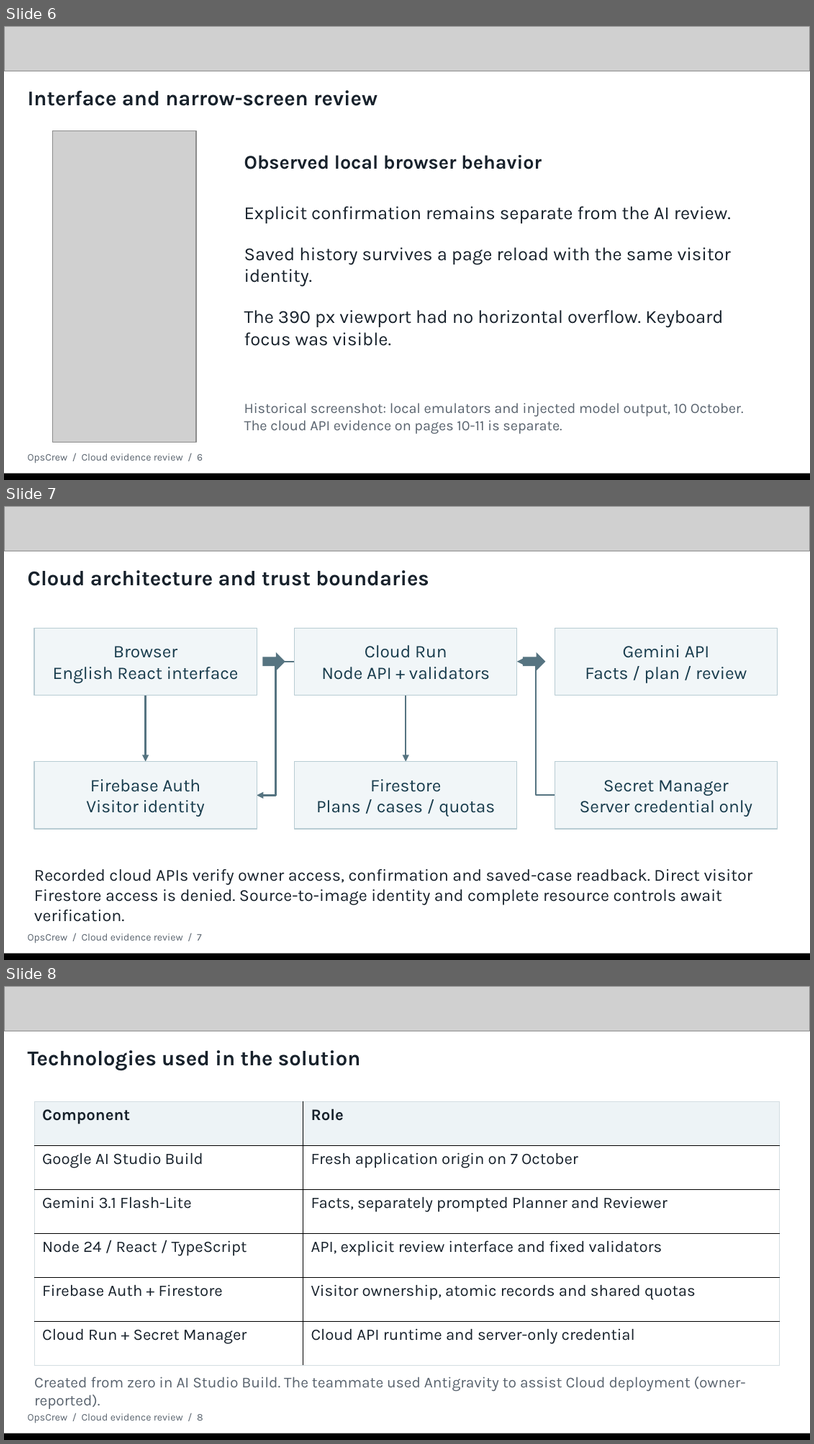
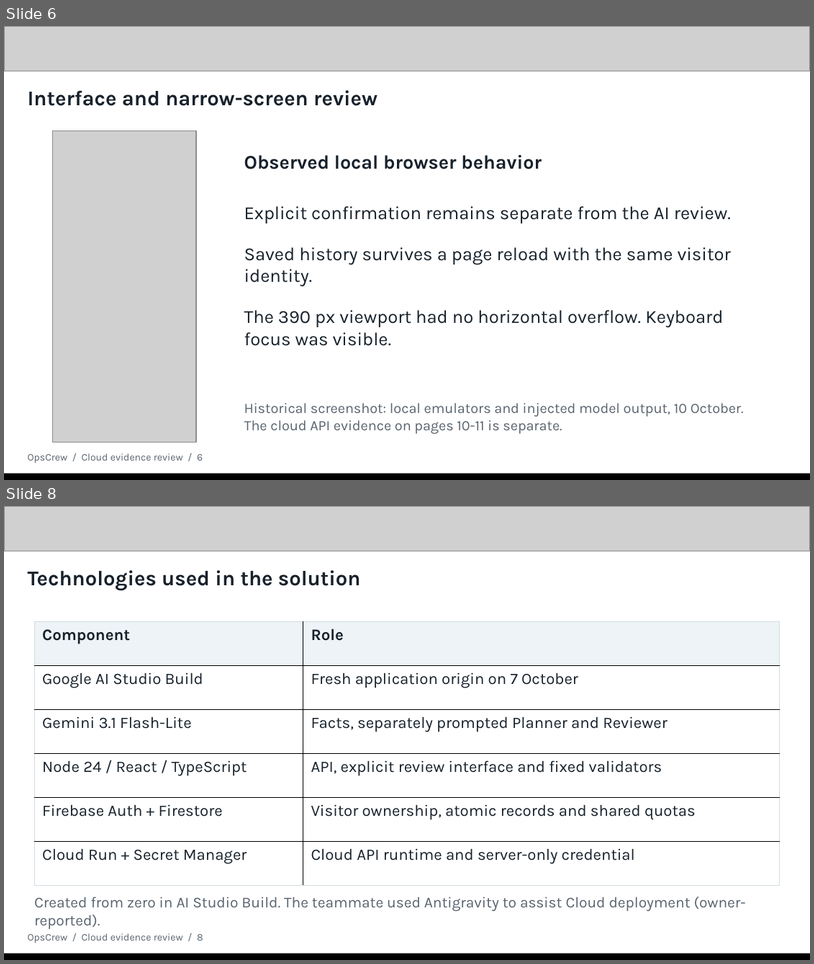
Before and after one commit to sundaylee3100-ljl/AI-Builder-Cup-2026-OpsCrew, a slide deck: submission/OpsCrew_Proposal_Cloud_cloud-public-links-review-2026-10-14.pptx. Shown one above the other, each under a label of ours: slides 6, 7 and 8 before the commit, slides 6 and 8 after it; the slides between them are not shown. The pictures are 814x1444 and 814x964 pixels, drawn with LibreOffice and Linux fonts; fonts in the diff are those of the drawing; grey boxes stand for pictures. Boxes give left, top, right and bottom in pixels: in the first picture for what was removed or moved away, otherwise in the second. Text is boxed around its words. In the diff, an @@ line names an element or a change of style, - is before the commit and + after.

```diff
--- a/submission/OpsCrew_Proposal_Cloud_cloud-public-links-review-2026-10-14.pptx
+++ b/submission/OpsCrew_Proposal_Cloud_cloud-public-links-review-2026-10-14.pptx
@@ slide 7 removed at <box>4,506,810,960</box>, background #FFFFFF @@
@@ picture removed at <box>4,506,810,551</box> @@
@@ text removed at <box>28,570,429,586</box> @@
-Cloud architecture and trust boundaries
@@ rectangle removed at <box>35,628,257,695</box> @@
-Browser
-English React interface
@@ rectangle removed at <box>294,628,517,695</box> @@
-Cloud Run
-Node API + validators
@@ rectangle removed at <box>555,628,777,695</box> @@
-Gemini API
-Facts / plan / review
@@ right arrow removed at <box>263,652,286,670</box> @@
@@ right arrow removed at <box>523,652,546,670</box> @@
@@ elbow arrow removed from (294, 662) to (257, 795) @@
@@ elbow arrow removed from (555, 795) to (517, 662) @@
@@ arrow removed from (146, 695) to (146, 762) @@
@@ arrow removed from (406, 695) to (406, 762) @@
@@ rectangle removed at <box>35,762,257,829</box> @@
-Firebase Auth
-Visitor identity
@@ rectangle removed at <box>294,762,517,829</box> @@
-Firestore
-Plans / cases / quotas
@@ rectangle removed at <box>555,762,777,829</box> @@
-Secret Manager
-Server credential only
@@ text removed at <box>34,869,754,921</box> @@
-Recorded cloud APIs verify owner access, confirmation and saved-case readback. Direct visitor Firestore access is denied. Source-to-image identity and complete resource controls await verification.
@@ text removed at <box>28,933,202,943</box> @@
-OpsCrew / Cloud evidence review / 7
@@ picture removed at <box>4,955,810,960</box> @@
@@ rectangle removed at <box>4,952,810,959</box> @@
```
Also in this commit, not shown: 1 slide added, 11 other files.
